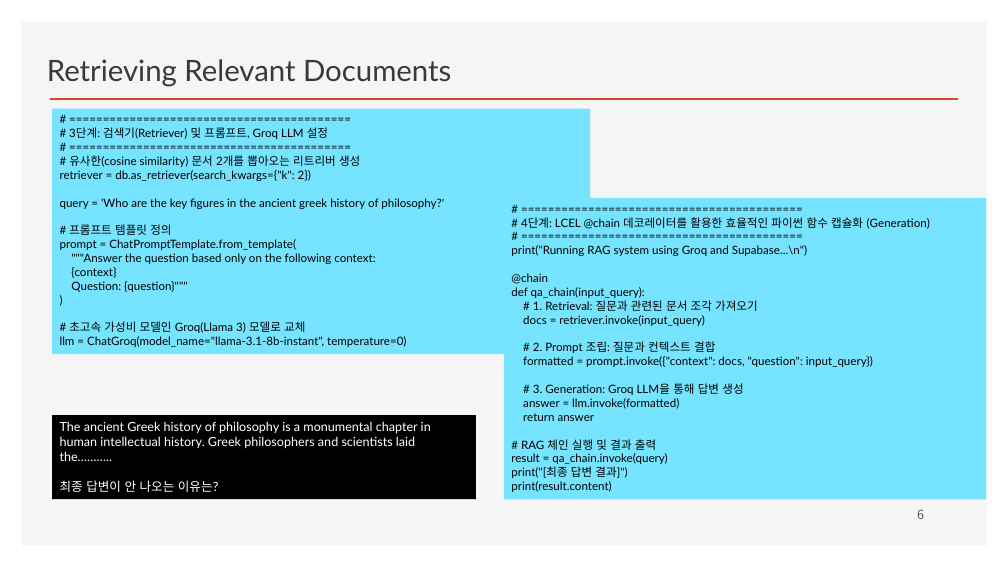
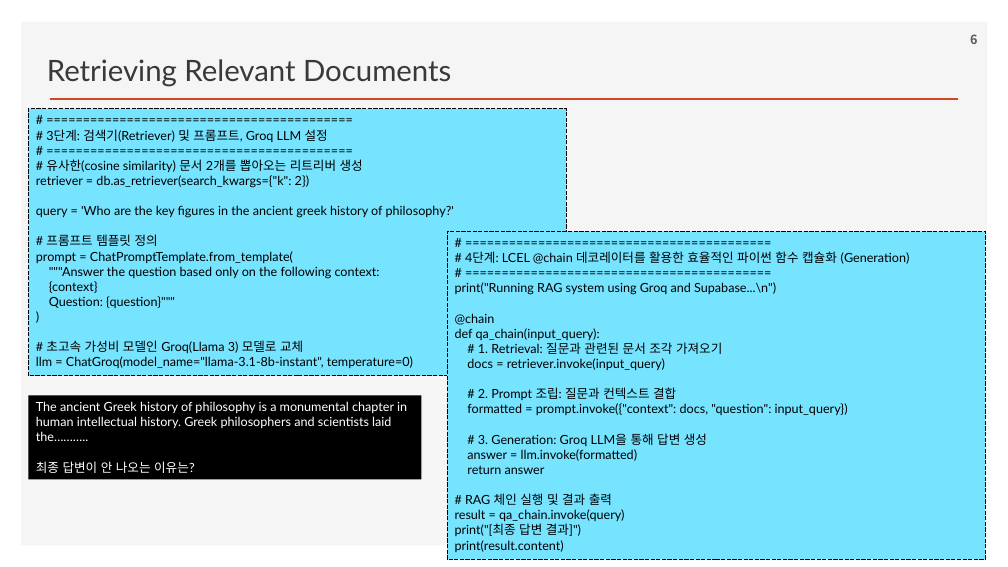
Before and after one commit to ancestor9/2026_Fall_Learning-Langchain-AI-Agent, a slide deck: slide 6 of ppts/CHAPTER 3 RAG Part II_Chatting with Your Data.pptx. Drawn at 1008x567 pixels with LibreOffice and Linux fonts; fonts in the diff are those of the drawing; background and template pictures are left out. Boxes give left, top, right and bottom in pixels: in the first picture for what was removed or moved away, otherwise in the second. Text is boxed around its words. In the diff, an @@ line names an element or a change of style, - is before the commit and + after.

```diff
--- a/ppts/CHAPTER 3 RAG Part II_Chatting with Your Data.pptx
+++ b/ppts/CHAPTER 3 RAG Part II_Chatting with Your Data.pptx
@@ page number: place and size @@
-page number at (917, 509, 924, 519)
+page number at (970, 34, 977, 44)
@@ page number at (970, 34, 977, 44): bold on @@
@@ rectangle "# ==========================================": place and size @@
-rectangle "# ==========================================" at (52, 109, 591, 355)
+rectangle "# ==========================================" at (29, 109, 567, 376)
@@ rectangle "# ==========================================" at (29, 109, 567, 376): size 11 to 12 pt; outline none to #000000 0.75 pt dashed @@
@@ rectangle "# ==========================================" at (447, 231, 985, 560): size 11 to 12 pt; outline none to #000000 0.75 pt dashed @@
@@ rectangle "# ==========================================": place and size @@
-rectangle "# ==========================================" at (504, 198, 987, 500)
+rectangle "# ==========================================" at (447, 231, 985, 560)
@@ rectangle "The ancient Greek history of ...": place and size @@
-rectangle "The ancient Greek history of ..." at (52, 415, 476, 499)
+rectangle "The ancient Greek history of ..." at (29, 395, 422, 479)
```
Also in this commit, not shown: 18 other slides changed.
